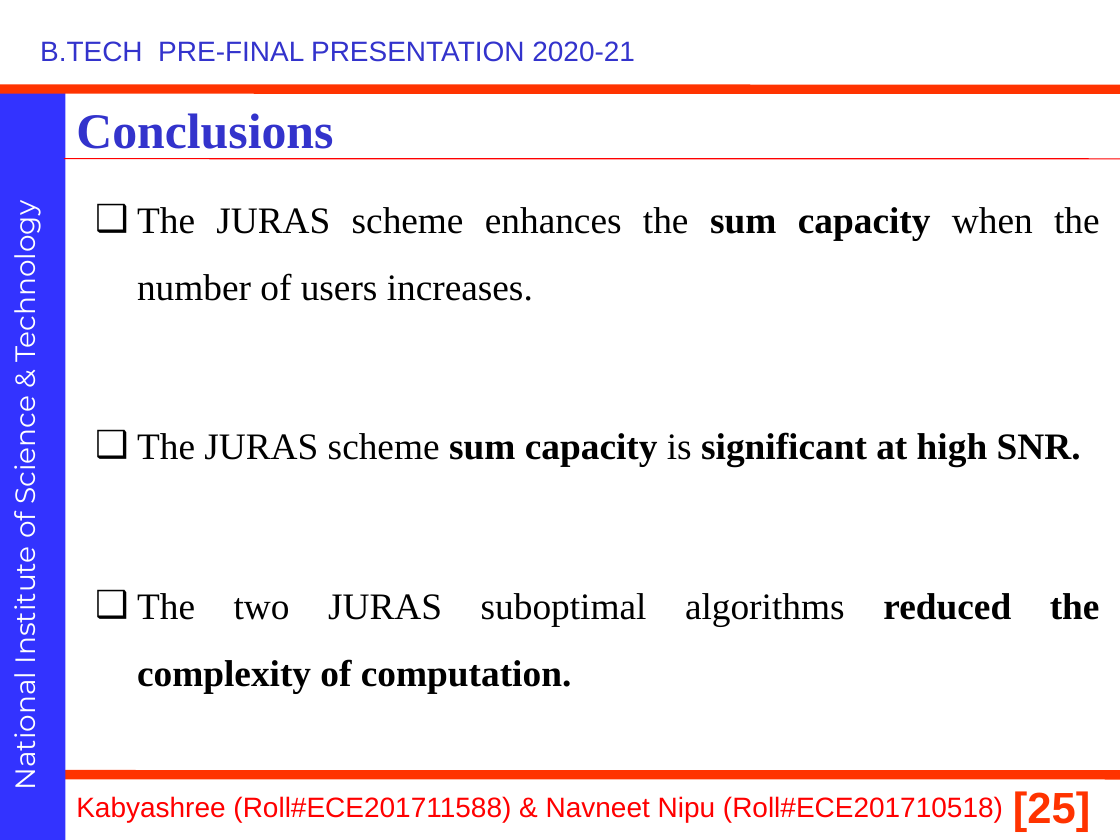
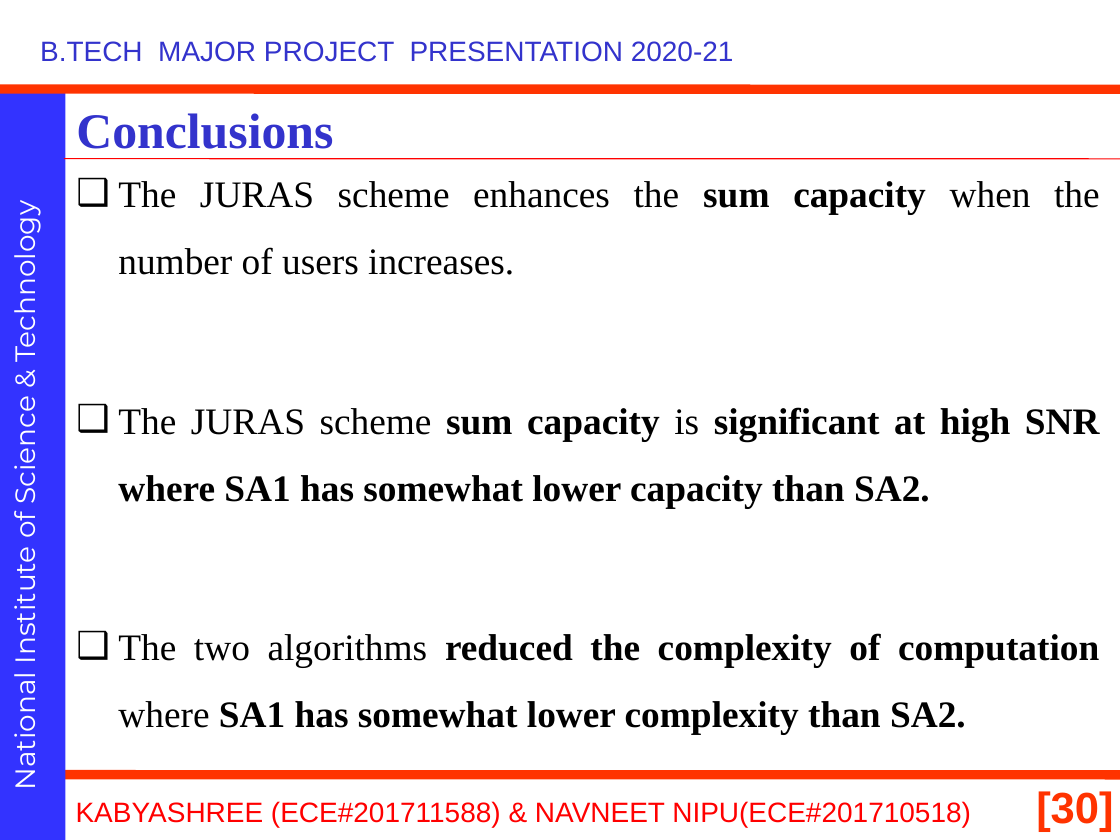
Before and after one commit to navneetnipu/btech_project, a slide deck: slide 30 of 21010.pptx (slide 25 before the commit). Drawn at 1120x840 pixels with LibreOffice and Linux fonts; fonts in the diff are those of the drawing; background and template pictures are left out. Boxes give left, top, right and bottom in pixels: in the first picture for what was removed or moved away, otherwise in the second. Text is boxed around its words. In the diff, an @@ line names an element or a change of style, - is before the commit and + after.

```diff
--- a/21010.pptx
+++ b/21010.pptx
@@ text at bbox=[40, 41, 734, 62]: text changed @@
-B.TECH PRE-FINAL PRESENTATION 2020-21
+B.TECH MAJOR PROJECT PRESENTATION 2020-21
@@ text "The JURAS scheme enhances the ...": place and size @@
-text "The JURAS scheme enhances the ..." at bbox=[137, 207, 1100, 693]
+text "The JURAS scheme enhances the ..." at bbox=[118, 181, 1100, 734]
@@ text at bbox=[118, 407, 1100, 734]: text changed @@
-❑ The JURAS scheme sum capacity is significant at high SNR.
-❑ The two JURAS suboptimal algorithms reduced the complexity of computation.
+❑ The JURAS scheme sum capacity is significant at high SNR where SA1 has somewhat lower capacity than SA2.
+❑ The two algorithms reduced the complexity of computation where SA1 has somewhat lower complexity than SA2.
@@ text at bbox=[76, 801, 971, 827]: text changed @@
-Kabyashree (Roll#ECE201711588) & Navneet Nipu (Roll#ECE201710518)
+KABYASHREE (ECE#201711588) & NAVNEET NIPU(ECE#201710518)
@@ page number removed at bbox=[1013, 791, 1090, 832] @@
-[25]
@@ page number added at bbox=[1036, 791, 1113, 832], 28 pt, text #FF3300, bold @@
+[30]
```
Also in this commit, not shown: 26 other slides changed, 6 slides added, 1 slide removed.
